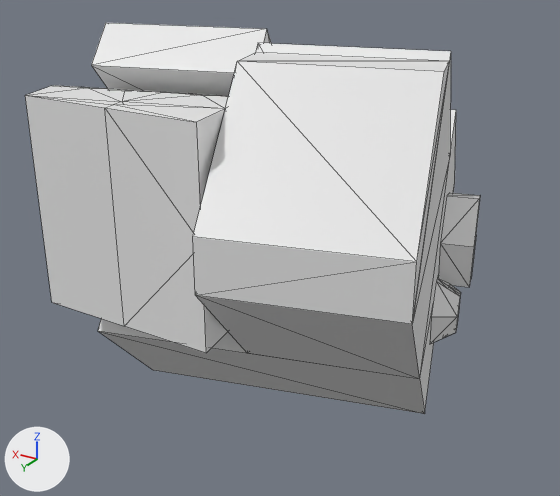
What one commit did to the OBJ model asset/AT3_E4L.obj.
Before and after are seen from a 50 mm camera at (-160.0, 165.0, 87.0) aimed at (-24.0, -62.0, -26.0). Arrows for +X, +Y and +Z are at lower left; the lights stay in place. The first picture is the older version. Mesh edges are drawn as thin lines. Where no turn or scale is listed for an object, it has been applied to the vertices. Vertices at exactly the same position are counted once.
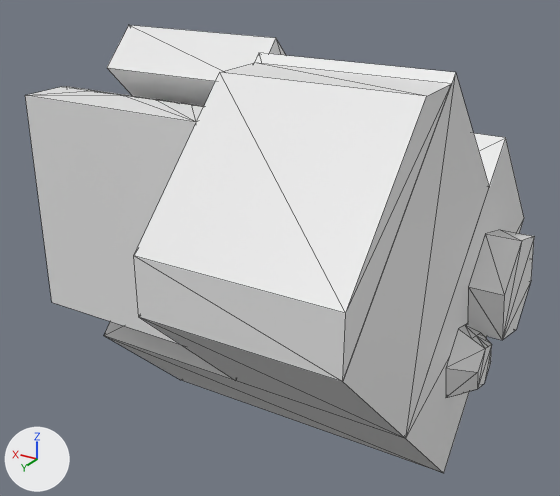
Location of each change, [x1, y1, x2, y2] in pixels of the pictures (560 x 496 px; the box of a moved part takes in the faces that stretch with it):
'Mesh 0', reshaped (12% wider, 15% taller)
    before: [25, 23, 480, 414]
    after: [25, 25, 534, 473]
part 1 of me_mesh_0, rebuilt (17% wider, 13% taller)
    before: [98, 43, 456, 414]
    after: [104, 53, 524, 473]
part 2 of me_mesh_0, rebuilt
    before: [92, 23, 271, 96]
    after: [107, 25, 285, 106]
part 3 of me_mesh_0, added
    after: [446, 324, 492, 398]
part 4 of me_mesh_0, added
    after: [468, 230, 534, 340]
part 5 of me_mesh_0, deleted
    before: [430, 277, 461, 344]
part 6 of me_mesh_0, deleted
    before: [438, 193, 480, 287]
part 7 of me_mesh_0, moved or reshaped
    before: [25, 85, 229, 353]
    after: [25, 86, 204, 344]

The change, as a diff of the scene's bpy script:
```diff
--- a/asset/AT3_E4L.obj.py
+++ b/asset/AT3_E4L.obj.py
@@ me_mesh_0 @@
 # used by ob_mesh_0; location = (0.0, 0.0, 0.0)
-me_mesh_0.from_pydata(...)  # 131 vertices, 211 faces; spans x -98.0..57.0, y -159.0..11.0, z -97.0..53.0
+me_mesh_0.from_pydata(...)  # 122 vertices, 190 faces; spans x -107.0..30.0, y -131.0..29.0, z -97.0..53.0
+# me_mesh_0 part 1: the loose piece of 21 vertices spanning x -98.0..57.0, y -159.0..11.0, z -97.0..50.0 is rebuilt with 21 vertices and now spans x -95.0..23.0, y -131.0..29.0, z -97.0..50.0
+# me_mesh_0 part 2: the loose piece of 8 vertices spanning x -25.0..44.0, y -96.0..-30.0, z 0.0..53.0 is rebuilt with 8 vertices and now spans x -35.0..23.0, y -82.0..-29.0, z 0.0..53.0
+# me_mesh_0 part 3: a new loose piece of 23 vertices spanning x -104.0..-95.0, y -74.0..-48.0, z -64.0..-38.0
+# me_mesh_0 part 4: a new loose piece of 14 vertices spanning x -107.0..-95.0, y -101.0..-63.0, z -49.0..-11.0
+# me_mesh_0 part 5: the loose piece of 23 vertices spanning x -86.0..-71.0, y -104.0..-78.0, z -64.0..-38.0 is deleted
+# me_mesh_0 part 6: the loose piece of 14 vertices spanning x -86.0..-65.0, y -133.0..-94.0, z -49.0..-11.0 is deleted
+# me_mesh_0 part 7
+# 61 vertices are removed from x -35.0..44.0, y -67.0..0.0, z -36.0..36.0
+# 105 faces are deleted
+# 35 vertices are added at x -35.0..30.0, y -52.0..-15.0, z -36.0..36.0
+# 7 new vertices lie (16.0, 0.0, 0.0) away from vertices in x -35.0..-2.0, y -52.0..-43.0, z -8.0..4.0
+# 5 new vertices lie (-17.0, 0.0, 0.0) away from vertices in x -2.0, y -51.0..-43.0, z -8.0..4.0
+# 5 new vertices lie (65.0, 0.0, 0.0) away from vertices in x -35.0, y -52.0..-29.0, z 1.0..32.0
+# 84 new faces join them
```
